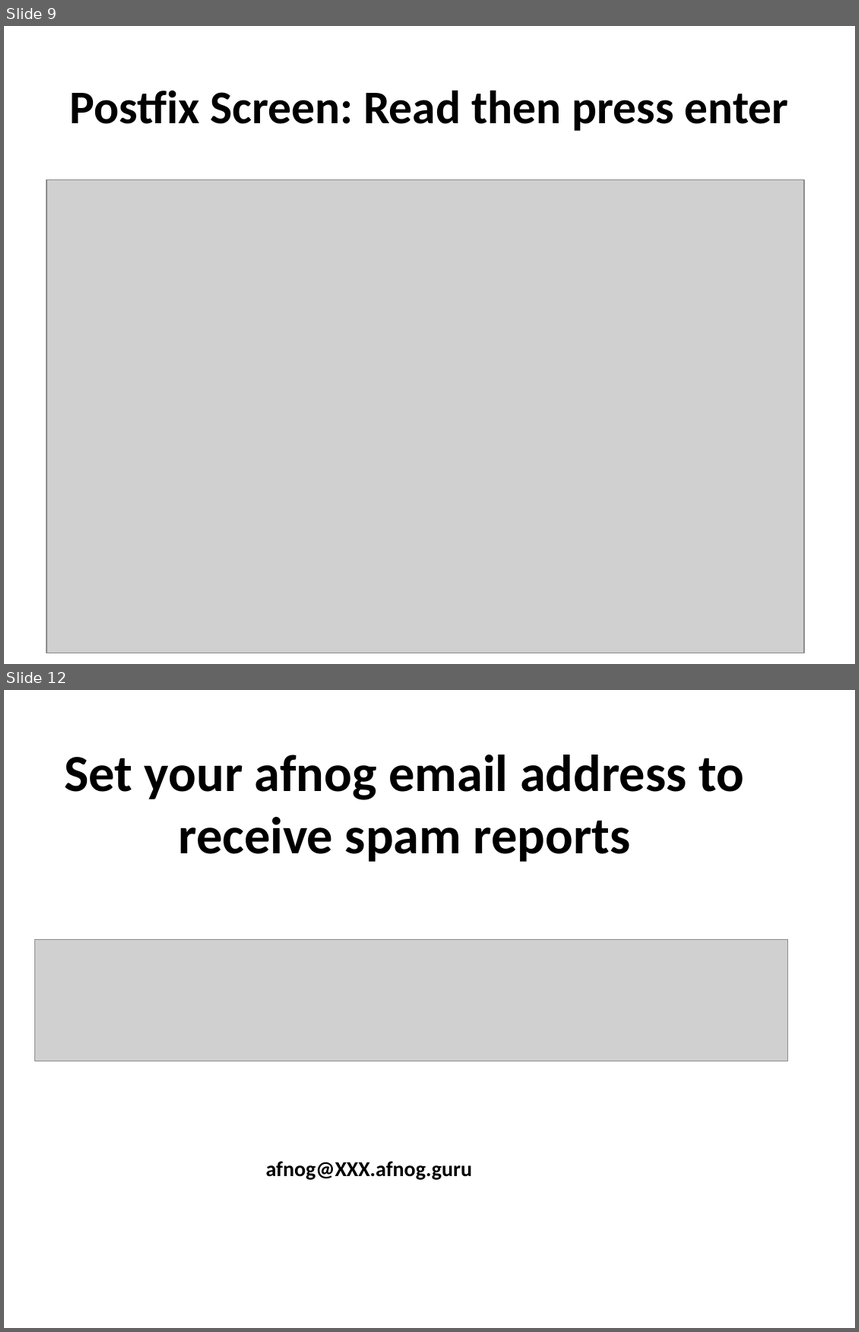
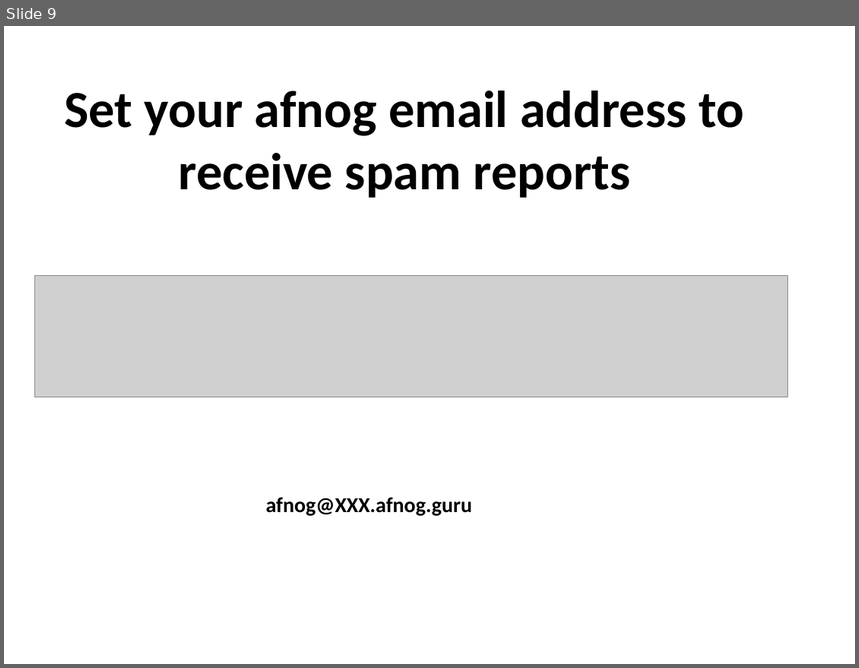
Before and after one commit to afnog/afnog.github.io, a slide deck: sse/postfix/mailgateway-pt2.pptx. Shown one above the other, each under a label of ours: slides 9 and 12 before the commit, slide 9 after it; the slides between them are not shown. The pictures are 859x1332 and 859x668 pixels, drawn with LibreOffice and Linux fonts; fonts in the diff are those of the drawing; grey boxes stand for pictures. Boxes give left, top, right and bottom in pixels: in the first picture for what was removed or moved away, otherwise in the second. Text is boxed around its words. In the diff, an @@ line names an element or a change of style, - is before the commit and + after.

```diff
--- a/sse/postfix/mailgateway-pt2.pptx
+++ b/sse/postfix/mailgateway-pt2.pptx
@@ slide 9 removed at (x1=4, y1=26, x2=855, y2=664), background #FFFFFF @@
@@ title removed at (x1=69, y1=90, x2=789, y2=131) @@
-Postfix Screen: Read then press enter
@@ picture removed at (x1=47, y1=180, x2=804, y2=653) @@
@@ what was slide 12 is now slide 9 @@
```
Also in this commit, not shown: 1 slide added, 3 other slides removed.
